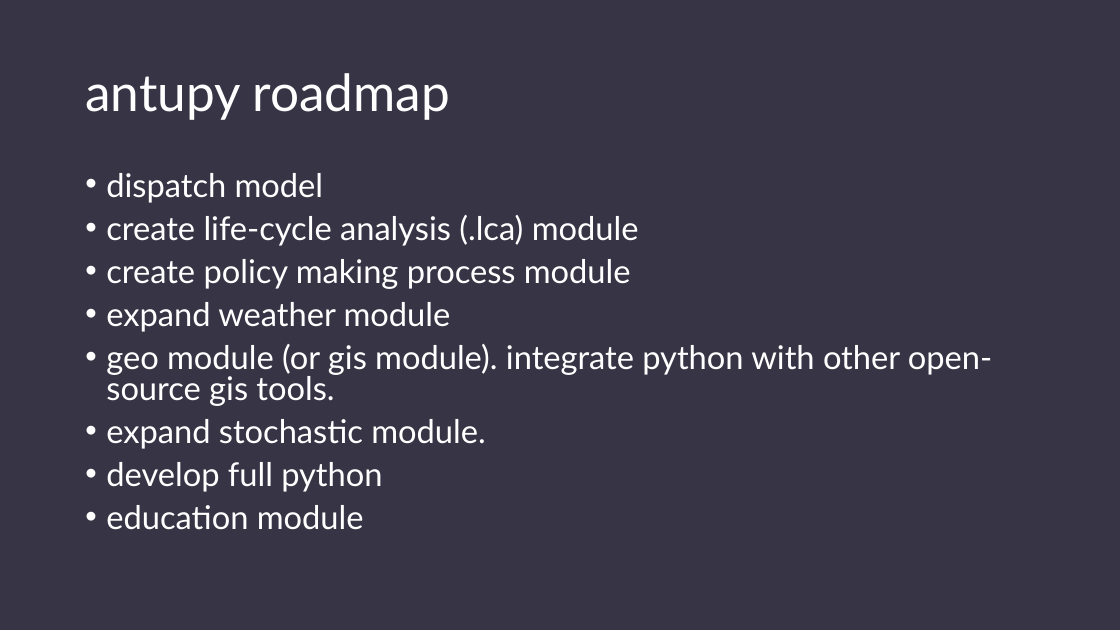
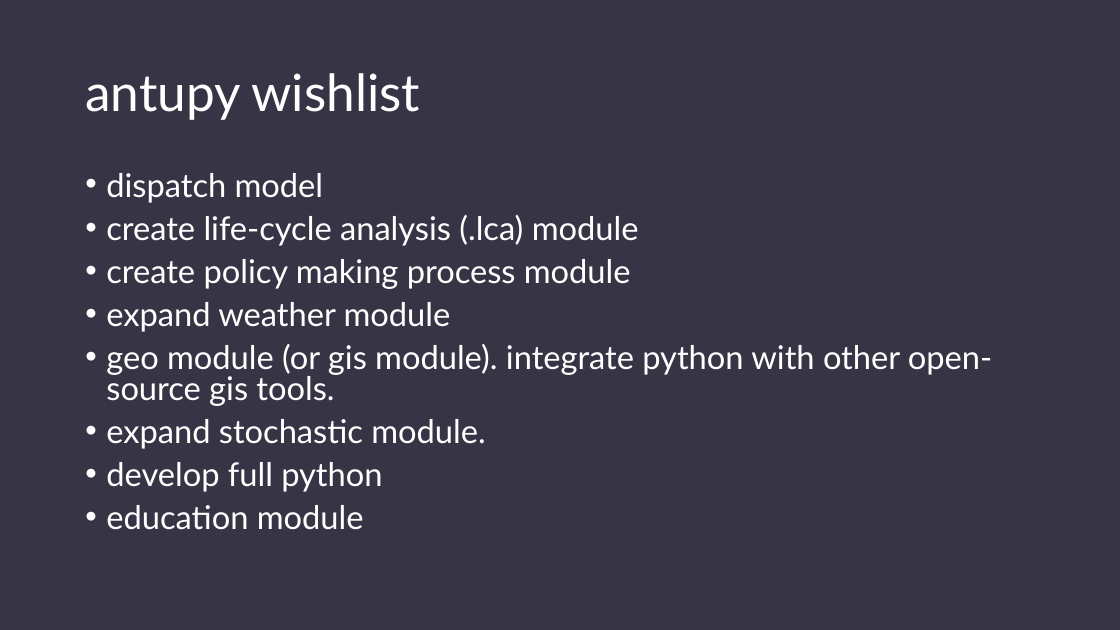
Before and after one commit to DavidSaldivia/antupy, a slide deck: slide 11 of tuts/prezzo/antupy.pptx (slide 7 before the commit). Drawn at 1120x630 pixels with LibreOffice and Linux fonts; fonts in the diff are those of the drawing. Boxes give left, top, right and bottom in pixels: in the first picture for what was removed or moved away, otherwise in the second. Text is boxed around its words. In the diff, an @@ line names an element or a change of style, - is before the commit and + after.

Commit message:
Some updates to antupy presentations.

```diff
--- a/tuts/prezzo/antupy.pptx
+++ b/tuts/prezzo/antupy.pptx
@@ title at bbox=[85, 73, 421, 120]: text changed @@
-antupy roadmap
+antupy wishlist
```
Also in this commit, not shown: 2 other slides changed, 7 slides added, 4 slides removed, 5 other files.
